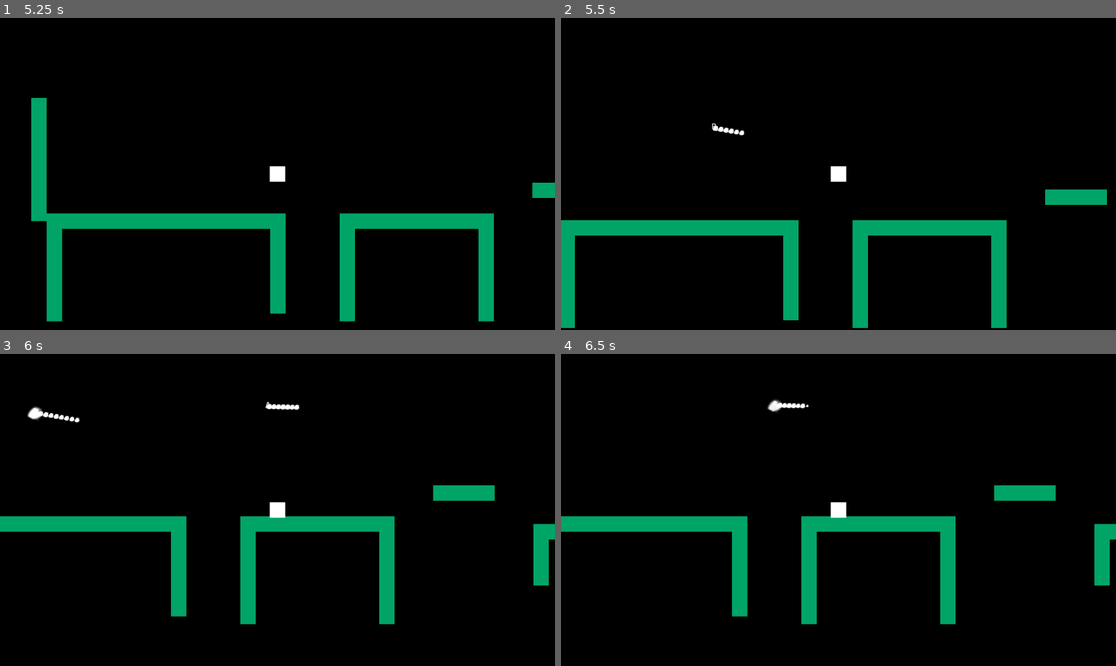
Above: before the commit, frames 1-4 (two rows, left to right).
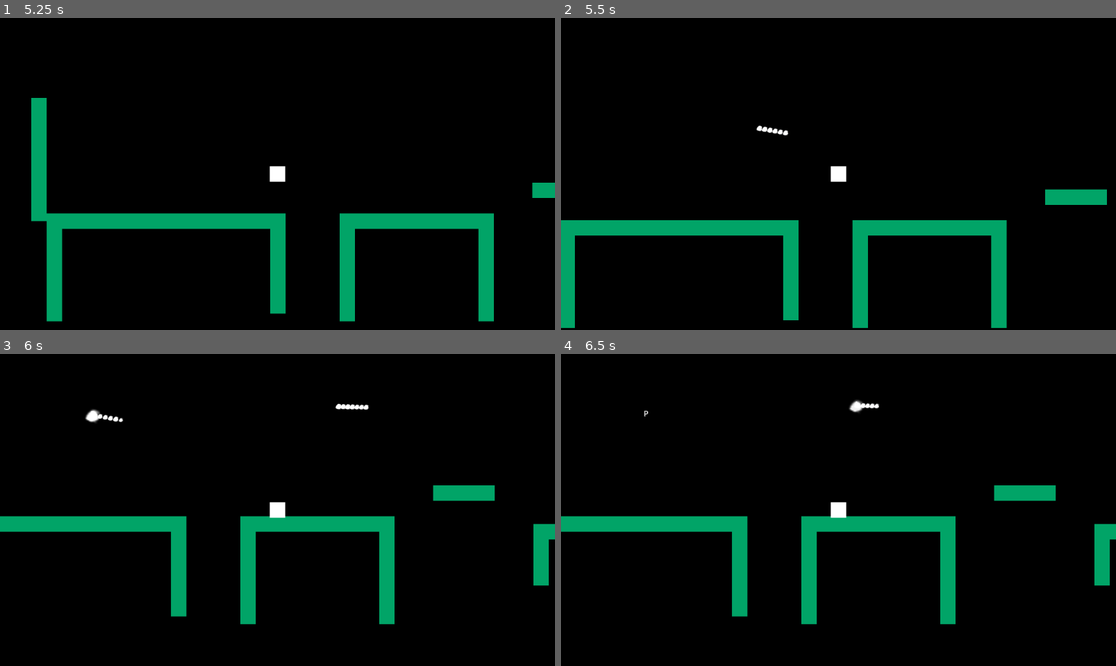
Above: after the commit, the same moments.

Repository: DEVizzent/mermelada-jam-2023
Game: Godot game, scene res://Levels/Level1/Level1.tscn
Same seed, same stepped clock (60 frames per second), same inputs: the game is played once before the commit and once after it.
Inputs (mouse positions are in pixels of both pictures, inside the frame that each line leads up to):
- Up to frame 1 (5.25 s): tap Enter (ui_accept) at 0.5, 0.77, 2, 3.5, 3.77, 5 s; move the mouse to (399, 158) at 0.52 s; hold Right (ui_right) 0.53-1.25 s; click (399, 158) at 0.67 s; drag from (166, 189) to (271, 102) at 1.27 s; move the mouse to (333, 105) at 2.02 s; hold Left (ui_left) 2.03-2.75 s; drag from (249, 236) to (111, 127) at 2.77 s; move the mouse to (444, 220) at 3.52 s; hold Right (ui_right) 3.53-4.25 s; drag from (111, 127) to (271, 102) at 4.27 s; move the mouse to (305, 174) at 5.02 s; hold Right (ui_right) from 5.03 s (still down); click (305, 174) at 5.17 s
- Up to frame 2 (5.5 s): keep holding Right (ui_right)
- Up to frame 3 (6 s): release Right (ui_right) at 5.75 s; drag from (194, 432) to (166, 525) at 5.77 s
- Up to frame 4 (6.5 s): no input

Frame 1 is identical in both runs. In frame 2, 0.2% of the frame differs, in the area x 27-41%, y 33-38%; in frame 3, 0.6%, in the area x 4-67%, y 15-23%; in frame 4, 0.3%.

Commit message:
petits retocs estrella i estrella spawner

Diff:
--- a/StarsRain/EstrellaFugaz/SpawnerEstrellas/spawner_estrellas.tscn
+++ b/StarsRain/EstrellaFugaz/SpawnerEstrellas/spawner_estrellas.tscn
@@ -3,11 +3,12 @@
 [ext_resource type="Script" path="res://StarsRain/EstrellaFugaz/SpawnerEstrellas/spawnerEstrellas.gd" id="1_thfew"]
 
 [sub_resource type="RectangleShape2D" id="RectangleShape2D_ppluw"]
-size = Vector2(422, 85.625)
+size = Vector2(240, 85.625)
 
 [node name="SpawnerEstrellas" type="Area2D"]
 script = ExtResource("1_thfew")
 
 [node name="CollisionShape2D" type="CollisionShape2D" parent="."]
+position = Vector2(91, 0)
 shape = SubResource("RectangleShape2D_ppluw")
 debug_color = Color(0.0784314, 0.811765, 0, 0.419608)
--- a/StarsRain/EstrellaFugaz/animation_player.tscn
+++ /dev/null
@@ -1,67 +0,0 @@
-[gd_scene load_steps=3 format=3 uid="uid://ch7evgggyreuk"]
-
-[sub_resource type="Animation" id="Animation_rstx0"]
-resource_name = "life_time_estrella"
-length = 2.0
-tracks/0/type = "method"
-tracks/0/imported = false
-tracks/0/enabled = true
-tracks/0/path = NodePath(".")
-tracks/0/interp = 1
-tracks/0/loop_wrap = true
-tracks/0/keys = {
-"times": PackedFloat32Array(1.1),
-"transitions": PackedFloat32Array(1),
-"values": [{
-"args": [],
-"method": &"queue_free"
-}]
-}
-tracks/1/type = "value"
-tracks/1/imported = false
-tracks/1/enabled = true
-tracks/1/path = NodePath("GPUParticles2D:emitting")
-tracks/1/interp = 1
-tracks/1/loop_wrap = true
-tracks/1/keys = {
-"times": PackedFloat32Array(0, 0.6),
-"transitions": PackedFloat32Array(1, 1),
-"update": 1,
-"values": [true, false]
-}
-tracks/2/type = "value"
-tracks/2/imported = false
-tracks/2/enabled = true
-tracks/2/path = NodePath("GPUParticles2D2:emitting")
-tracks/2/interp = 1
-tracks/2/loop_wrap = true
-tracks/2/keys = {
-"times": PackedFloat32Array(0.6),
-"transitions": PackedFloat32Array(1),
-"update": 1,
-"values": [true]
-}
-tracks/3/type = "method"
-tracks/3/imported = false
-tracks/3/enabled = true
-tracks/3/path = NodePath(".")
-tracks/3/interp = 1
-tracks/3/loop_wrap = true
-tracks/3/keys = {
-"times": PackedFloat32Array(0.6),
-"transitions": PackedFloat32Array(1),
-"values": [{
-"args": [],
-"method": &"posa_velocidad_letra"
-}]
-}
-
-[sub_resource type="AnimationLibrary" id="AnimationLibrary_oups7"]
-_data = {
-"life_time_estrella": SubResource("Animation_rstx0")
-}
-
-[node name="AnimationPlayer" type="AnimationPlayer"]
-libraries = {
-"": SubResource("AnimationLibrary_oups7")
-}
--- a/StarsRain/EstrellaFugaz/estrella.tscn
+++ b/StarsRain/EstrellaFugaz/estrella.tscn
@@ -1,10 +1,110 @@
-[gd_scene load_steps=6 format=3 uid="uid://hxij2mcb8i5o"]
+[gd_scene load_steps=7 format=3 uid="uid://hxij2mcb8i5o"]
 
 [ext_resource type="Script" path="res://StarsRain/EstrellaFugaz/Estrella.gd" id="1_cok3k"]
 [ext_resource type="PackedScene" uid="uid://ddferw3gjbr1d" path="res://StarsRain/EstrellaFugaz/gpu_particles_2d.tscn" id="2_2ycrl"]
 [ext_resource type="PackedScene" uid="uid://drnpgr6u0plp" path="res://StarsRain/EstrellaFugaz/gpu_particles_2d_2.tscn" id="3_aceib"]
-[ext_resource type="PackedScene" uid="uid://ch7evgggyreuk" path="res://StarsRain/EstrellaFugaz/animation_player.tscn" id="4_1lfpb"]
-[ext_resource type="Texture2D" uid="uid://hbsfvyn0oyrv" path="res://StarsRain/EstrellaFugaz/estrella_particula.png" id="4_bdpy7"]
+
+[sub_resource type="Animation" id="Animation_5fstg"]
+resource_name = "life_time_estrella"
+length = 1.2
+tracks/0/type = "value"
+tracks/0/imported = false
+tracks/0/enabled = true
+tracks/0/path = NodePath("GPUParticles2D:emitting")
+tracks/0/interp = 1
+tracks/0/loop_wrap = true
+tracks/0/keys = {
+"times": PackedFloat32Array(0, 0.6),
+"transitions": PackedFloat32Array(1, 1),
+"update": 1,
+"values": [true, false]
+}
+tracks/1/type = "value"
+tracks/1/imported = false
+tracks/1/enabled = true
+tracks/1/path = NodePath("GPUParticles2D2:emitting")
+tracks/1/interp = 1
+tracks/1/loop_wrap = true
+tracks/1/keys = {
+"times": PackedFloat32Array(0, 0.6),
+"transitions": PackedFloat32Array(1, 1),
+"update": 1,
+"values": [false, true]
+}
+tracks/2/type = "value"
+tracks/2/imported = false
+tracks/2/enabled = true
+tracks/2/path = NodePath("Label:visible")
+tracks/2/interp = 1
+tracks/2/loop_wrap = true
+tracks/2/keys = {
+"times": PackedFloat32Array(0, 0.6),
+"transitions": PackedFloat32Array(1, 1),
+"update": 1,
+"values": [false, true]
+}
+tracks/3/type = "method"
+tracks/3/imported = false
+tracks/3/enabled = true
+tracks/3/path = NodePath(".")
+tracks/3/interp = 1
+tracks/3/loop_wrap = true
+tracks/3/keys = {
+"times": PackedFloat32Array(0.5, 1.2),
+"transitions": PackedFloat32Array(1, 1),
+"values": [{
+"args": [],
+"method": &"posa_velocidad_letra"
+}, {
+"args": [],
+"method": &"queue_free"
+}]
+}
+
+[sub_resource type="Animation" id="Animation_nhuca"]
+length = 0.001
+tracks/0/type = "value"
+tracks/0/imported = false
+tracks/0/enabled = true
+tracks/0/path = NodePath("GPUParticles2D:emitting")
+tracks/0/interp = 1
+tracks/0/loop_wrap = true
+tracks/0/keys = {
+"times": PackedFloat32Array(0),
+"transitions": PackedFloat32Array(1),
+"update": 1,
+"values": [true]
+}
+tracks/1/type = "value"
+tracks/1/imported = false
+tracks/1/enabled = true
+tracks/1/path = NodePath("GPUParticles2D2:emitting")
+tracks/1/interp = 1
+tracks/1/loop_wrap = true
+tracks/1/keys = {
+"times": PackedFloat32Array(0),
+"transitions": PackedFloat32Array(1),
+"update": 1,
+"values": [true]
+}
+tracks/2/type = "value"
+tracks/2/imported = false
+tracks/2/enabled = true
+tracks/2/path = NodePath("Label:visible")
+tracks/2/interp = 1
+tracks/2/loop_wrap = true
+tracks/2/keys = {
+"times": PackedFloat32Array(0),
+"transitions": PackedFloat32Array(1),
+"update": 1,
+"values": [false]
+}
+
+[sub_resource type="AnimationLibrary" id="AnimationLibrary_hx4op"]
+_data = {
+"RESET": SubResource("Animation_nhuca"),
+"life_time_estrella": SubResource("Animation_5fstg")
+}
 
 [node name="Estrella" type="Node2D"]
 script = ExtResource("1_cok3k")
@@ -13,13 +113,17 @@
 emitting = true
 
 [node name="GPUParticles2D2" parent="." instance=ExtResource("3_aceib")]
-texture = ExtResource("4_bdpy7")
+emitting = true
 
 [node name="Label" type="Label" parent="."]
+visible = false
 offset_left = -3.0
 offset_top = -15.0
 offset_right = 7.0
 offset_bottom = 11.0
 text = "a"
 
-[node name="AnimationPlayer" parent="." instance=ExtResource("4_1lfpb")]
+[node name="AnimationPlayer" type="AnimationPlayer" parent="."]
+libraries = {
+"": SubResource("AnimationLibrary_hx4op")
+}
